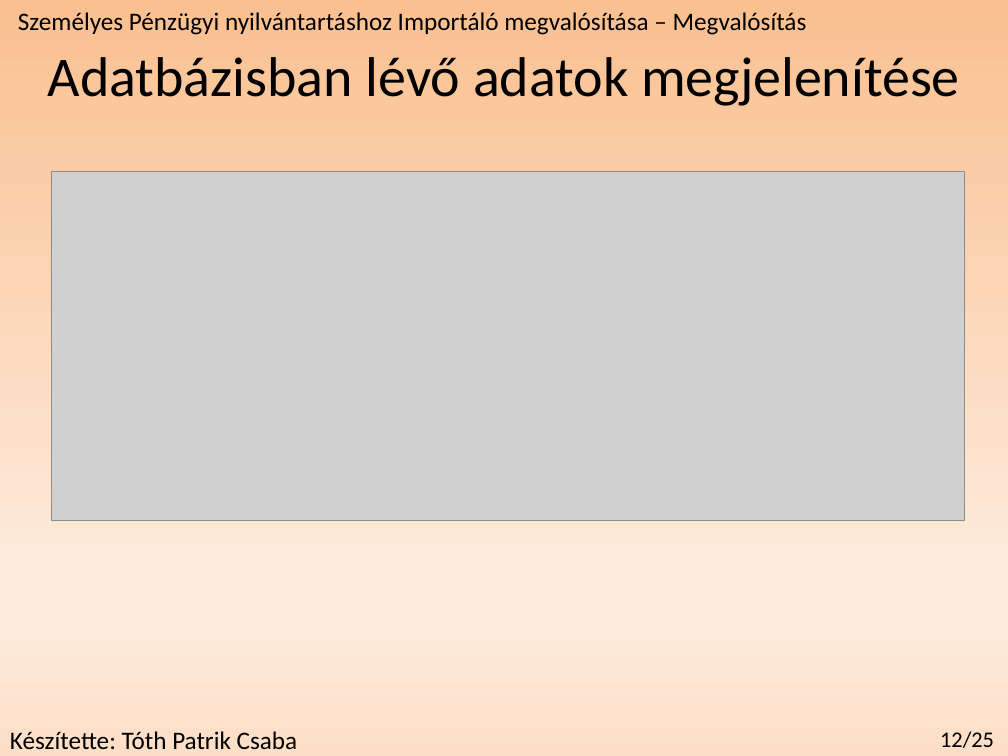
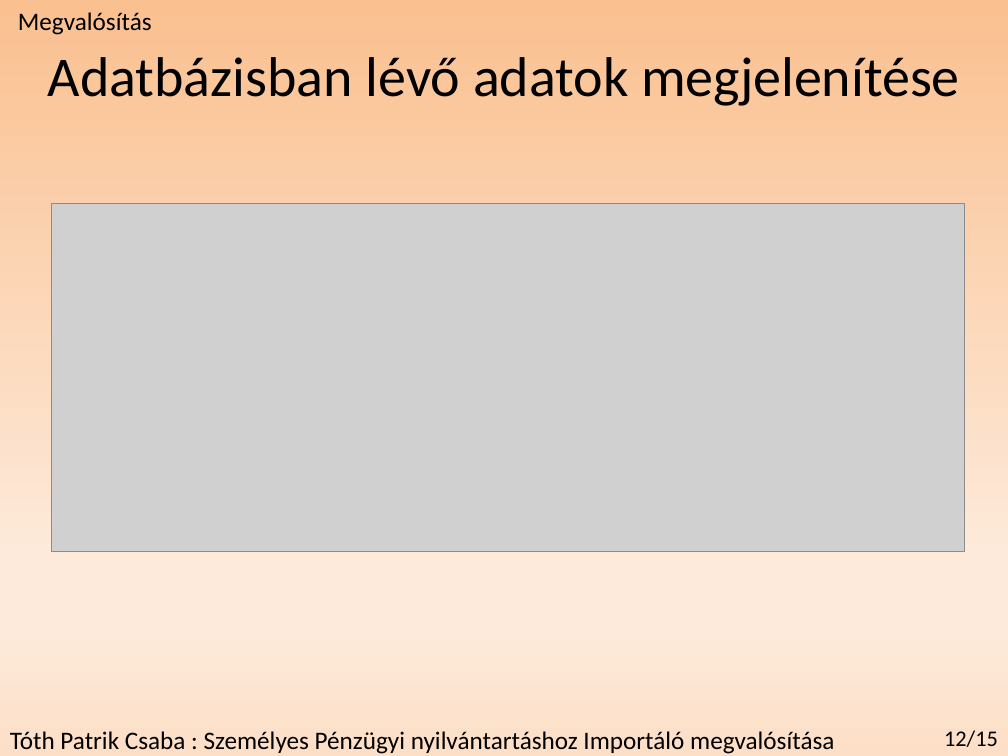
Before and after one commit to redizaar/MoneyManager, a slide deck: slide 14 of féléveselőadás_szakdoga.pptx (slide 12 before the commit). Drawn at 1008x756 pixels with LibreOffice and Linux fonts; fonts in the diff are those of the drawing; grey boxes stand for pictures. Boxes give left, top, right and bottom in pixels: in the first picture for what was removed or moved away, otherwise in the second. Text is boxed around its words. In the diff, an @@ line names an element or a change of style, - is before the commit and + after.

```diff
--- a/féléveselőadás_szakdoga.pptx
+++ b/féléveselőadás_szakdoga.pptx
@@ text at <box>18,12,152,35</box>: text changed @@
-Személyes Pénzügyi nyilvántartáshoz Importáló megvalósítása – Megvalósítás
+Megvalósítás
@@ picture: place and size @@
-picture at <box>51,171,964,520</box>
+picture at <box>51,204,964,552</box>
@@ text at <box>10,731,834,754</box>: text changed @@
-Készítette: Tóth Patrik Csaba
+Tóth Patrik Csaba : Személyes Pénzügyi nyilvántartáshoz Importáló megvalósítása
@@ text at <box>944,730,998,747</box>: text changed @@
-12/25
+12/15
```
Also in this commit, not shown: 14 other slides changed, 2 slides added, 1 slide removed, 1 other file.
